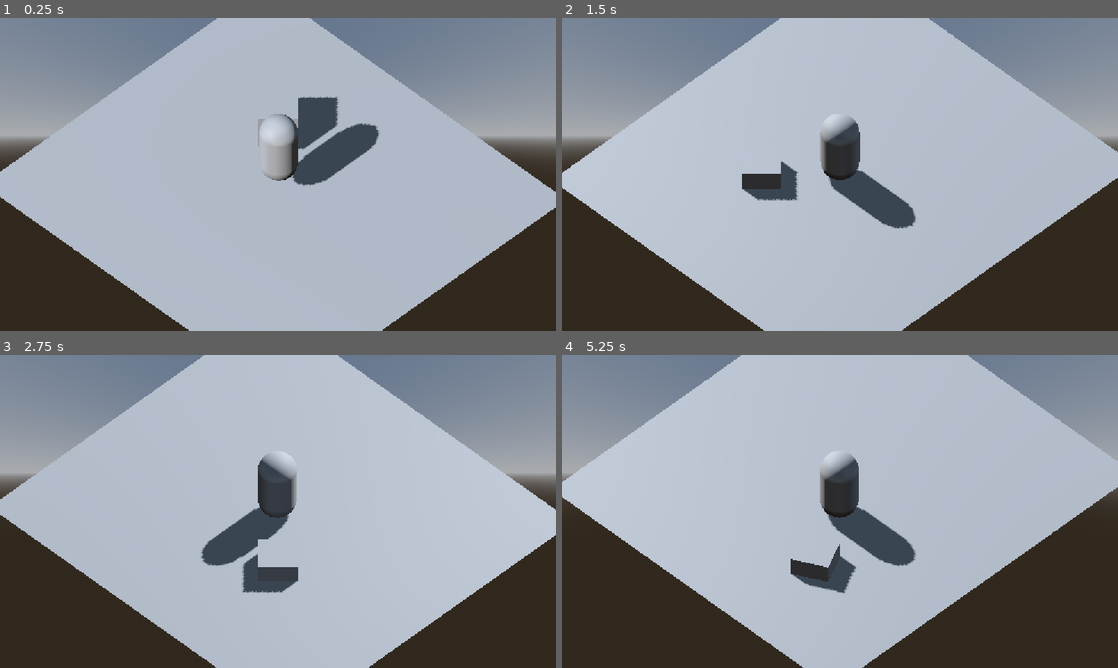
Above: before the commit, frames 1-4 (two rows, left to right).
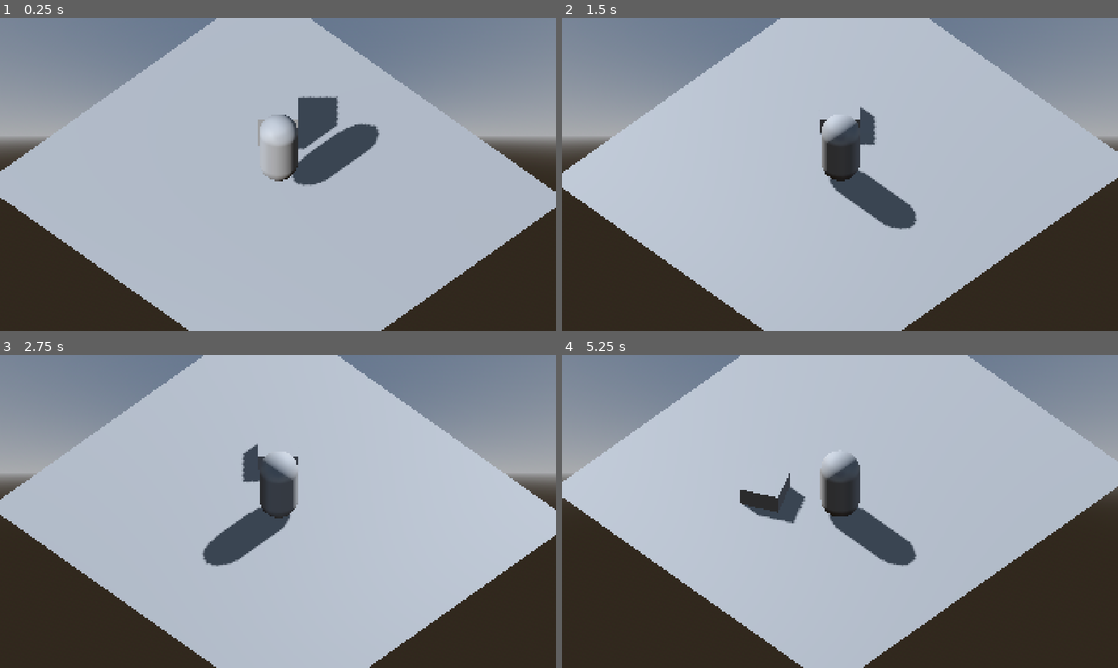
Above: after the commit, the same moments.

Repository: unimelb-game-makers/Team-Quibble-Production
Game: Godot game, scene res://scenes/shop.tscn
Same seed, same stepped clock (60 frames per second), same inputs: the game is played once before the commit and once after it. This scene is started directly instead of the project's main scene.
Inputs (mouse positions are in pixels of both pictures, inside the frame that each line leads up to):
- Up to frame 1 (0.25 s): no input
- Up to frame 2 (1.5 s): move the mouse to (962, 158) at 0.52 s; press the mouse at (962, 158) at 0.53 s; hold Right (ui_right) 0.53-1.25 s; release the mouse at (962, 158) at 1.25 s; tap Enter at 1.25 s; drag from (728, 190) to (812, 237) at 1.27 s
- Up to frame 3 (2.75 s): tap Space at 2 s; move the mouse to (333, 442) at 2.02 s; press the mouse at (333, 442) at 2.03 s; hold Right (ui_right) from 2.03 s (still down)
- Up to frame 4 (5.25 s): release Right (ui_right) at 2.75 s; release the mouse at (895, 442) at 2.75 s; tap Enter at 2.75, 4.25 s; drag from (812, 574) to (673, 464) at 2.77 s; tap Space at 3.5, 5 s; move the mouse to (1006, 558) at 3.52 s; press the mouse at (1006, 558) at 3.53 s; hold Left (ui_left) 3.53-4.25 s; release the mouse at (1006, 558) at 4.25 s; drag from (673, 464) to (756, 433) at 4.27 s; move the mouse to (867, 511) at 5.02 s; press the mouse at (867, 511) at 5.03 s; hold S (move_down) from 5.03 s (still down)

The runs differ from the first frame. In frame 1, 0.5% of the frame differs, in the area x 0-100%, y 0-100%; in frame 2, 1.7%; in frame 3, 1.7%; in frame 4, 2.3%.

Commit message:
smooth camera rotation
camera smoothly rotates between 90 degree positions

Diff:
--- a/cozy-potion-game/project.godot
+++ b/cozy-potion-game/project.godot
@@ -17,6 +17,8 @@
 
 [display]
 
+window/size/viewport_width=1920
+window/size/viewport_height=1080
 window/stretch/mode="canvas_items"
 window/stretch/aspect="expand"
 
--- a/cozy-potion-game/scenes/shop.tscn
+++ b/cozy-potion-game/scenes/shop.tscn
@@ -45,11 +45,13 @@
 [node name="CollisionShape3D" type="CollisionShape3D" parent="Node3D/Floor/StaticBody3D" unique_id=1836899377]
 shape = SubResource("ConvexPolygonShape3D_lx5au")
 
-[node name="CharacterBody3D" type="CharacterBody3D" parent="Node3D" unique_id=1237919608 node_paths=PackedStringArray("animation_pivot", "camera_pivot")]
+[node name="CharacterBody3D" type="CharacterBody3D" parent="Node3D" unique_id=1237919608 node_paths=PackedStringArray("animation_pivot", "camera_pivot", "mouse_detector_left", "mouse_detector_right")]
 transform = Transform3D(0.70710677, 0, 0.70710677, 0, 1, 0, -0.70710677, 0, 0.70710677, 0.13066149, 1.0544419, 0)
 script = ExtResource("1_lx5au")
 animation_pivot = NodePath("AnimationPivot")
 camera_pivot = NodePath("CameraPivot")
+mouse_detector_left = NodePath("MouseDetectorLeft")
+mouse_detector_right = NodePath("MouseDetectorRight")
 
 [node name="CollisionShape3D" type="CollisionShape3D" parent="Node3D/CharacterBody3D" unique_id=23129946]
 transform = Transform3D(1, 0, 0, 0, 1, 0, 0, 0, 1, 0.040551424, 0.9759979, 0)
@@ -68,7 +70,30 @@
 [node name="CameraPivot" type="Node3D" parent="Node3D/CharacterBody3D" unique_id=475683213]
 
 [node name="Camera3D" type="Camera3D" parent="Node3D/CharacterBody3D/CameraPivot" unique_id=1999248506]
-transform = Transform3D(1, 0, 0, 0, 0.70710677, 0.70710677, 0, -0.70710677, 0.70710677, 0, 7, 7)
+transform = Transform3D(1, 0, 0, 0, 0.7071067, 0.7071067, 0, -0.7071067, 0.7071067, 0, 7, 7)
 projection = 1
 size = 8.0
 far = 100.0
+
+[node name="MouseDetectorLeft" type="Control" parent="Node3D/CharacterBody3D" unique_id=475781847]
+top_level = true
+layout_mode = 3
+anchors_preset = 9
+anchor_bottom = 1.0
+offset_right = 290.0
+offset_bottom = 2.0
+grow_vertical = 2
+mouse_filter = 1
+
+[node name="MouseDetectorRight" type="Control" parent="Node3D/CharacterBody3D" unique_id=707998342]
+top_level = true
+layout_mode = 3
+anchors_preset = 11
+anchor_left = 1.0
+anchor_right = 1.0
+anchor_bottom = 1.0
+offset_left = -290.0
+offset_bottom = 2.0
+grow_horizontal = 0
+grow_vertical = 2
+mouse_filter = 1
--- a/cozy-potion-game/scripts/world/world_player.gd
+++ b/cozy-potion-game/scripts/world/world_player.gd
@@ -8,11 +8,19 @@
 @export var animation_pivot: Node3D
 @onready var camera = get_viewport().get_camera_3d()
 @export var camera_pivot: Node3D
+@export var mouse_detector_left: Control
+@export var mouse_detector_right: Control
 const SPEED = 5.0
 const JUMP_VELOCITY = 4.5
 const CAMERA_ZOOM_MAGNITUDE = 0.1
-const TURN_RATE = 2*PI
+const TURN_RATE = 2 * PI
+const CAMERA_ROTATION_SPEED = 2 * PI
 var camera_sensitivity = 1
+var rotation_y_target: float = 0
+
+func _ready() -> void:
+	mouse_detector_left.mouse_entered.connect(rotate_camera.bind(-1))
+	mouse_detector_right.mouse_entered.connect(rotate_camera.bind(1))
 
 func _unhandled_input(event: InputEvent) -> void:
 	character_movement(event)
@@ -28,15 +36,30 @@
 		zoom_camera(1)
 
 func rotate_camera(direction: int) -> void:
-	rotate_y(PI/2 * direction)
-	animation_pivot.rotate_y(PI/2 * direction)
+	#i really hope this implementation isnt what i stick with
+	if not is_equal_approx(rotation_y_target, 0):
+		return
+	rotation_y_target = PI/2 * direction
+
+	#rotate_y(PI/2 * direction)
+	#animation_pivot.rotate_y(PI/2 * direction)
 
 func zoom_camera(direction: int) -> void:
 	if not camera.projection == Camera3D.ProjectionType.PROJECTION_ORTHOGONAL:
 		return
 	camera.size += CAMERA_ZOOM_MAGNITUDE * direction
 
-
+func _process(delta: float) -> void:
+	const epsilon = PI/24
+	if not is_equal_approx(rotation_y_target, 0):
+		var rot = delta * CAMERA_ROTATION_SPEED * sign(rotation_y_target)
+		rotate_y(rot)
+		var sign = sign(rotation_y_target)
+		rotation_y_target -= rot
+		#overshoot
+		if sign != sign(rotation_y_target):
+			rotate_y(rotation_y_target)
+			rotation_y_target = 0
 func _physics_process(delta: float) -> void:
 	# Add the gravity.
 	if not is_on_floor():
